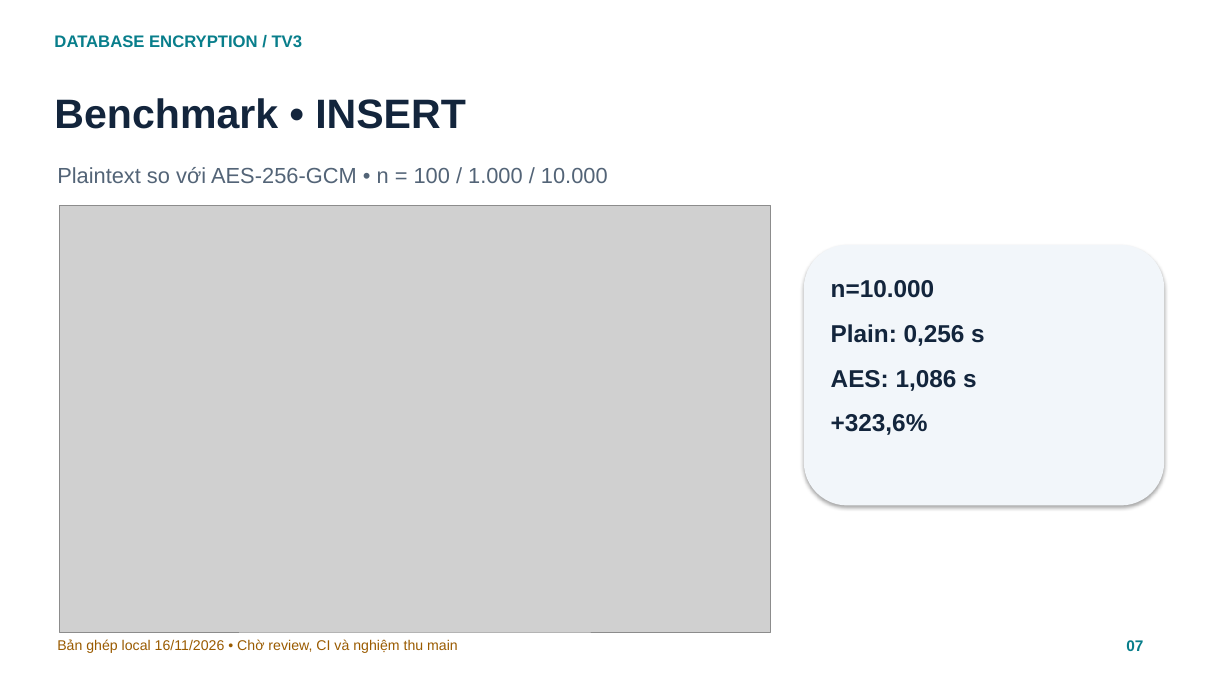
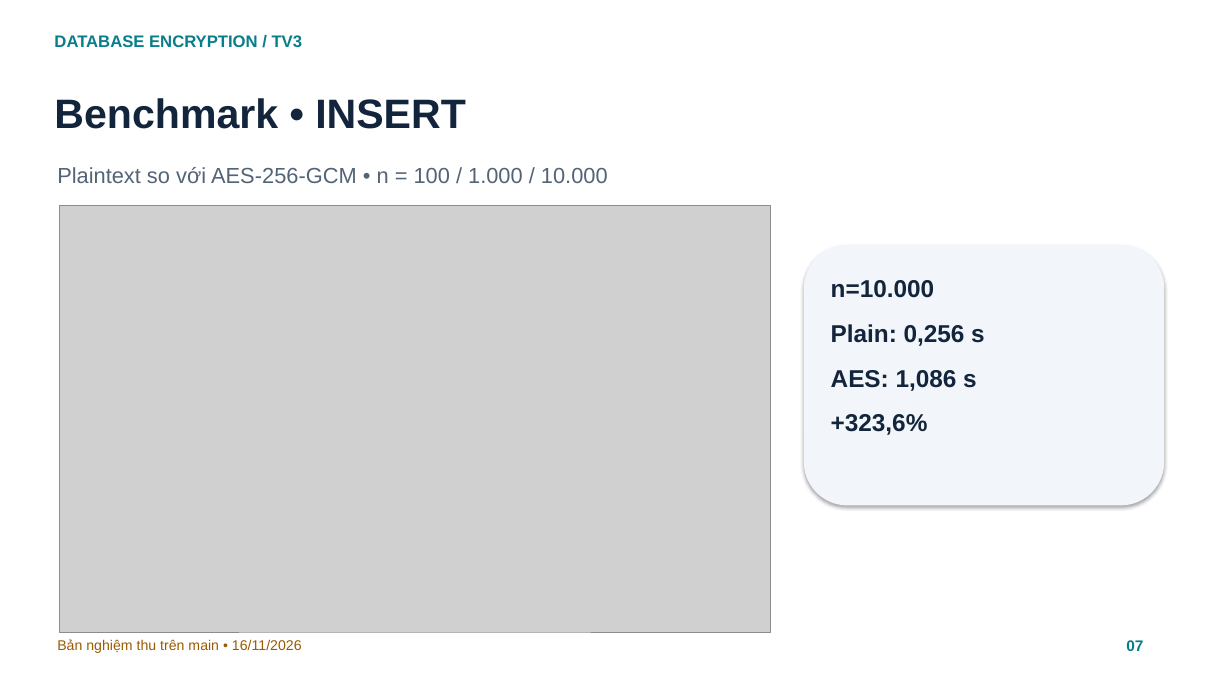
Before and after one commit to world-ender1/database-encryption-lab, a slide deck: slide 7 of docs/SLIDE_TONG_HOP.pptx. Drawn at 1232x693 pixels with LibreOffice and Linux fonts; fonts in the diff are those of the drawing; grey boxes stand for pictures. Boxes give left, top, right and bottom in pixels: in the first picture for what was removed or moved away, otherwise in the second. Text is boxed around its words. In the diff, an @@ line names an element or a change of style, - is before the commit and + after.

```diff
--- a/docs/SLIDE_TONG_HOP.pptx
+++ b/docs/SLIDE_TONG_HOP.pptx
@@ text at (57, 639, 302, 653): text changed @@
-Bản ghép local 16/11/2026 • Chờ review, CI và nghiệm thu main
+Bản nghiệm thu trên main • 16/11/2026
```
Also in this commit, not shown: 8 other slides changed, 3 slides added, 13 other files.
